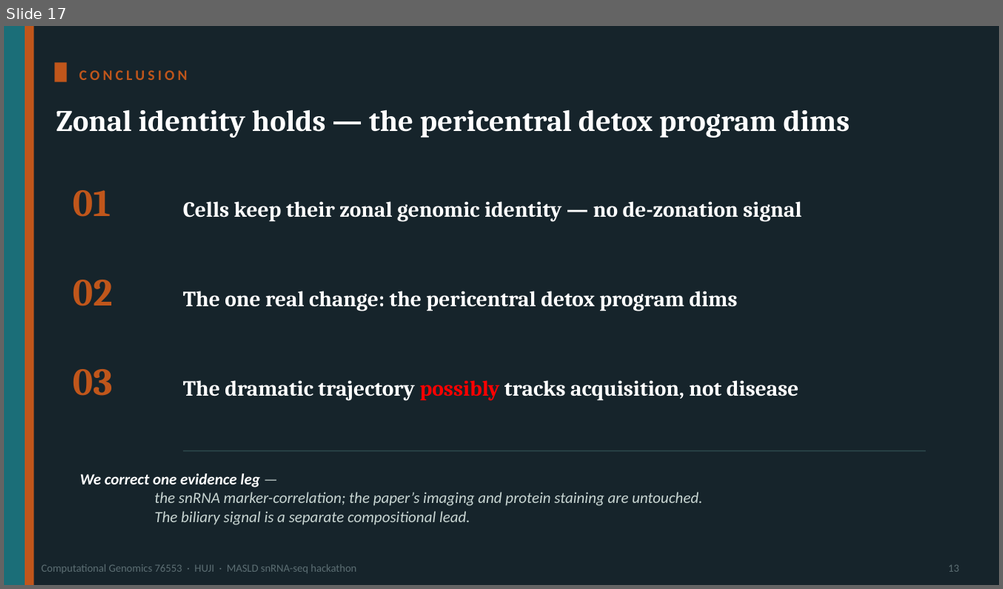
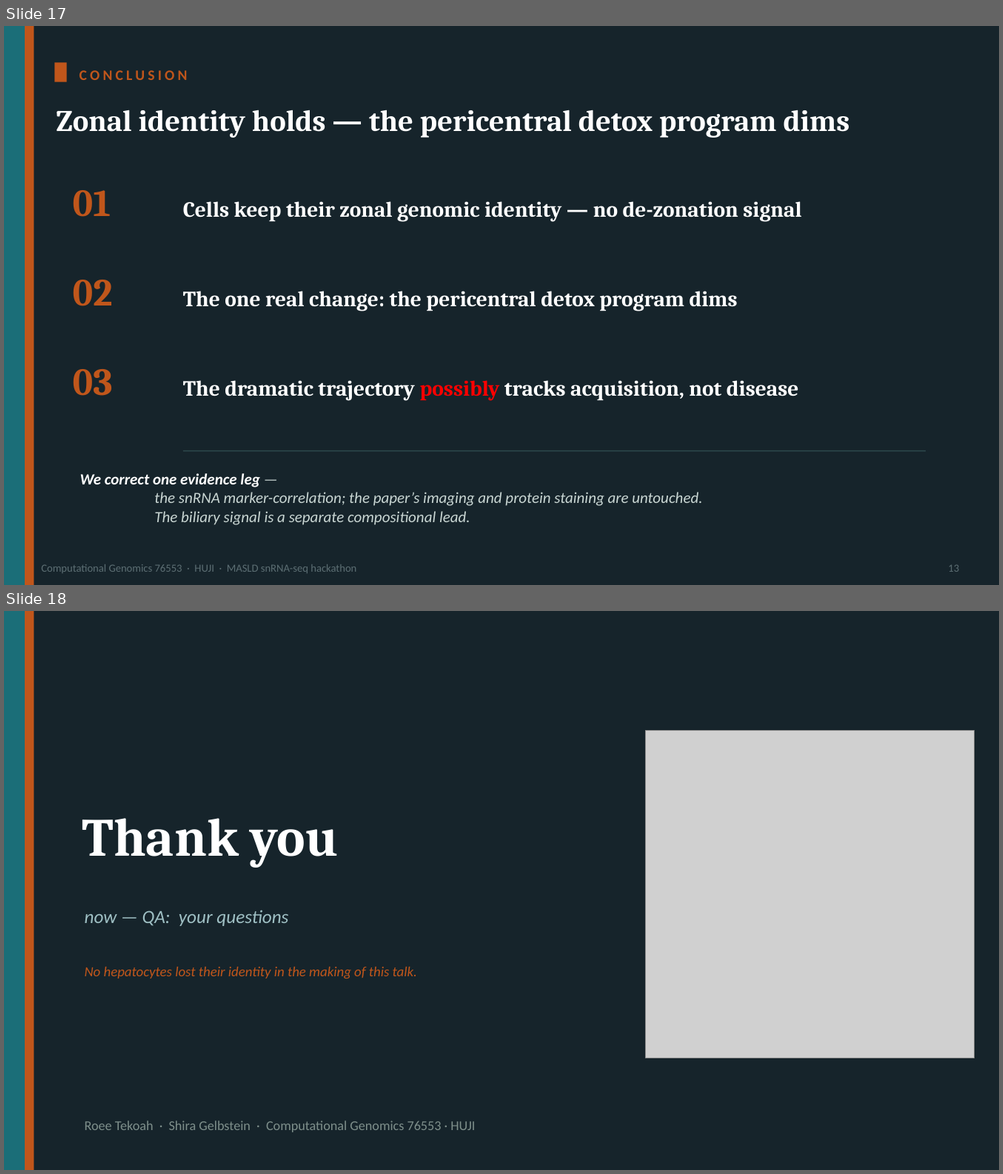
Before and after one commit to roeetekoah/liver-zonation, a slide deck: presentation/MASLD_stages_computational_analysis_roee_shira.pptx. Shown one above the other, each under a label of ours: slide 17 before the commit, slides 17 and 18 after it. The pictures are 1003x589 and 1003x1174 pixels, drawn with LibreOffice and Linux fonts; fonts in the diff are those of the drawing; grey boxes stand for pictures. Boxes give left, top, right and bottom in pixels: in the first picture for what was removed or moved away, otherwise in the second. Text is boxed around its words. In the diff, an @@ line names an element or a change of style, - is before the commit and + after.

```diff
--- a/presentation/MASLD_stages_computational_analysis_roee_shira.pptx
+++ b/presentation/MASLD_stages_computational_analysis_roee_shira.pptx
@@ slide 18 added at <box>4,611,999,1170</box>, background #FFFFFF @@
@@ rectangle added at <box>4,611,999,1170</box>, fill #16242B @@
@@ rectangle added at <box>4,611,25,1170</box>, fill #1B6E78 @@
@@ rectangle added at <box>25,611,34,1170</box>, fill #C0561B @@
@@ picture added at <box>646,730,974,1059</box> @@
@@ text added at <box>82,818,338,868</box>, 52 pt, text #FFFFFF, bold @@
+Thank you
@@ text added at <box>85,910,288,926</box>, 18 pt, text #9FC0C4, italic @@
+now — QA: your questions
@@ text added at <box>85,967,417,979</box>, 13.5 pt, text #C0561B, italic @@
+No hepatocytes lost their identity in the making of this talk.
@@ text added at <box>85,1121,475,1133</box>, 13 pt, text #7E8F8B @@
+Roee Tekoah · Shira Gelbstein · Computational Genomics 76553 · HUJI
```
Also in this commit, not shown: 14 slides changed, 5 other files.
